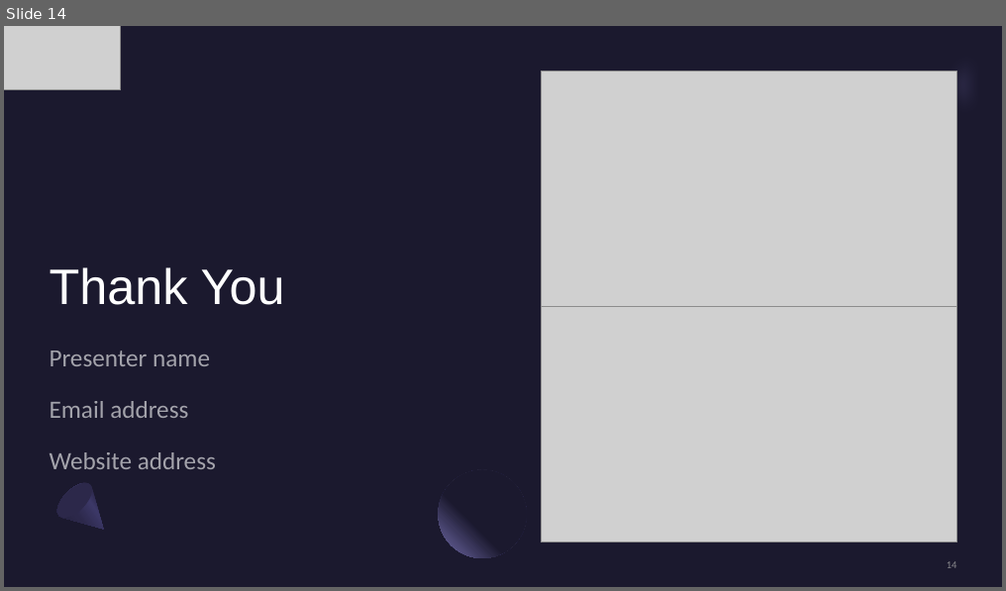
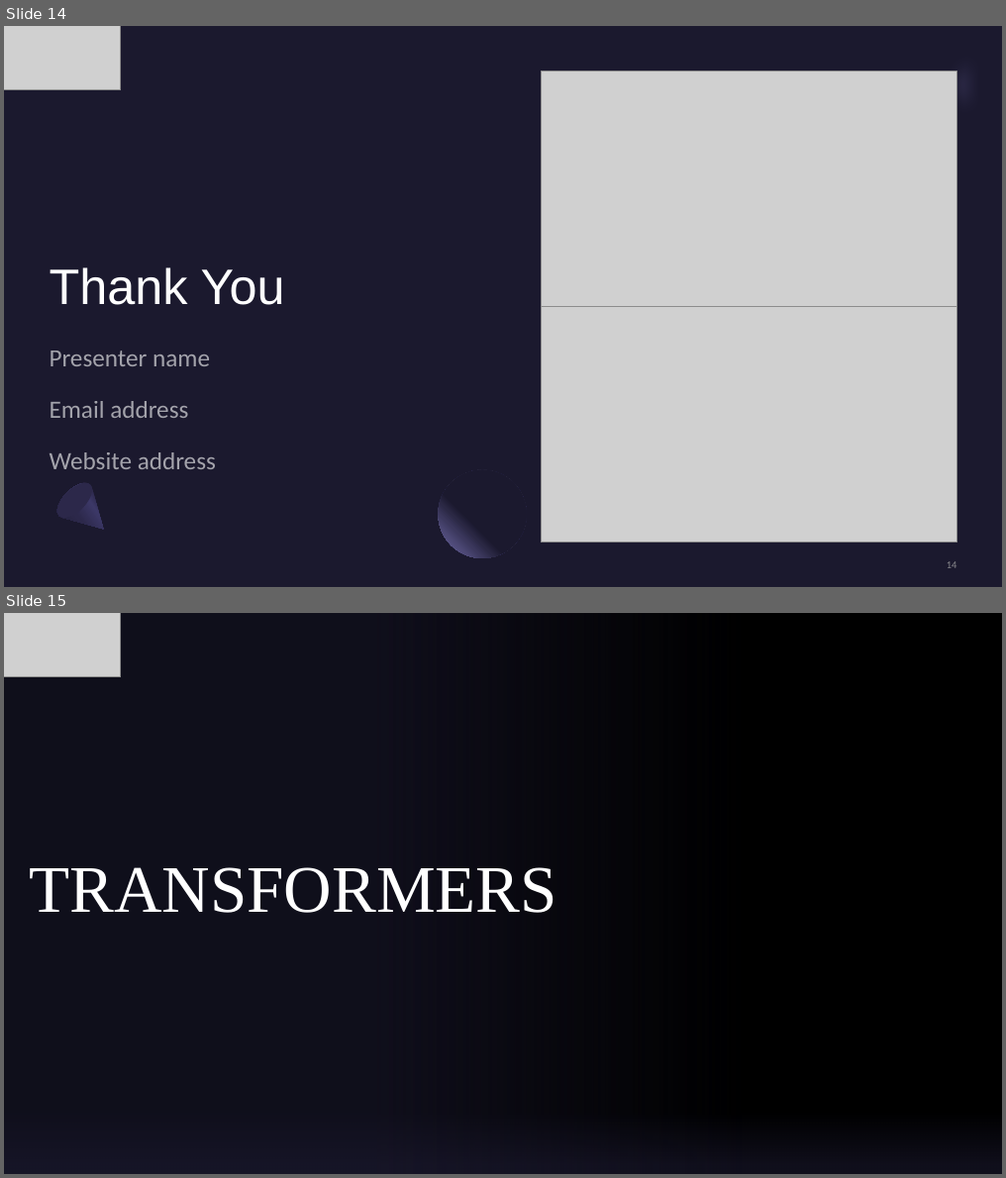
Before and after one commit to kiranes8c/CNTT2, a slide deck: DOC/Tuan 1 - Tìm hiểu machine translation.pptx. Shown one above the other, each under a label of ours: slide 14 before the commit, slides 14 and 15 after it. The pictures are 1006x591 and 1006x1178 pixels, drawn with LibreOffice and Linux fonts; fonts in the diff are those of the drawing; grey boxes stand for pictures; background and template pictures are left out. Boxes give left, top, right and bottom in pixels: in the first picture for what was removed or moved away, otherwise in the second. Text is boxed around its words. In the diff, an @@ line names an element or a change of style, - is before the commit and + after.

```diff
--- a/DOC/Tuan 1 - Tìm hiểu machine translation.pptx
+++ b/DOC/Tuan 1 - Tìm hiểu machine translation.pptx
@@ slide 15 added at <box>4,613,1002,1174</box>, background picture (left out) @@
@@ rectangle added at <box>4,613,741,1174</box>, fill gradient #1B192E @@
@@ picture added at <box>4,613,120,677</box> @@
@@ title added at <box>29,867,557,913</box>, 64 pt, text #FFFFFF @@
+TRANSFORMERS
@@ rectangle added at <box>4,1085,1002,1174</box>, fill gradient #1B192E @@
```
Also in this commit, not shown: 16 other slides added, 1 other file.
